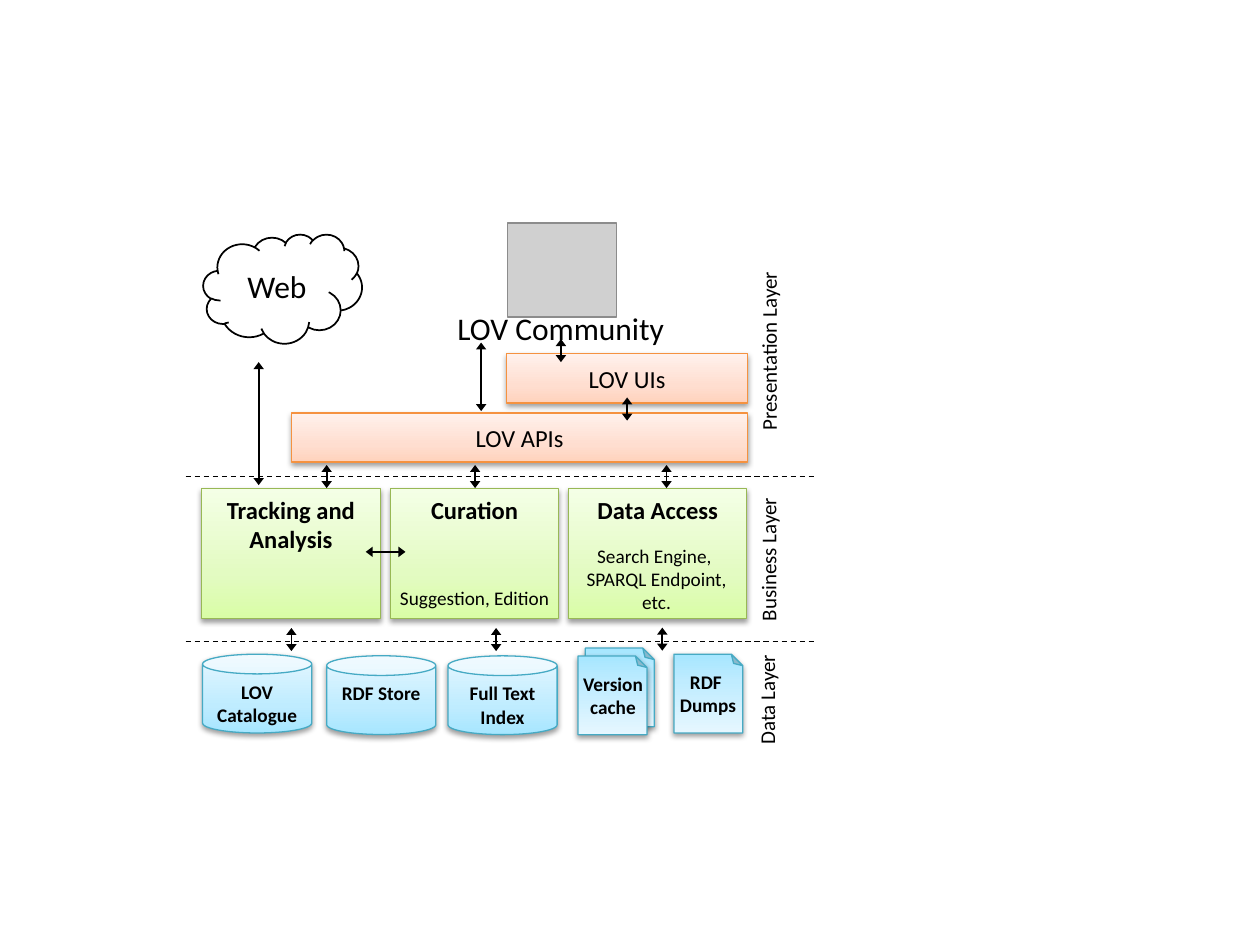
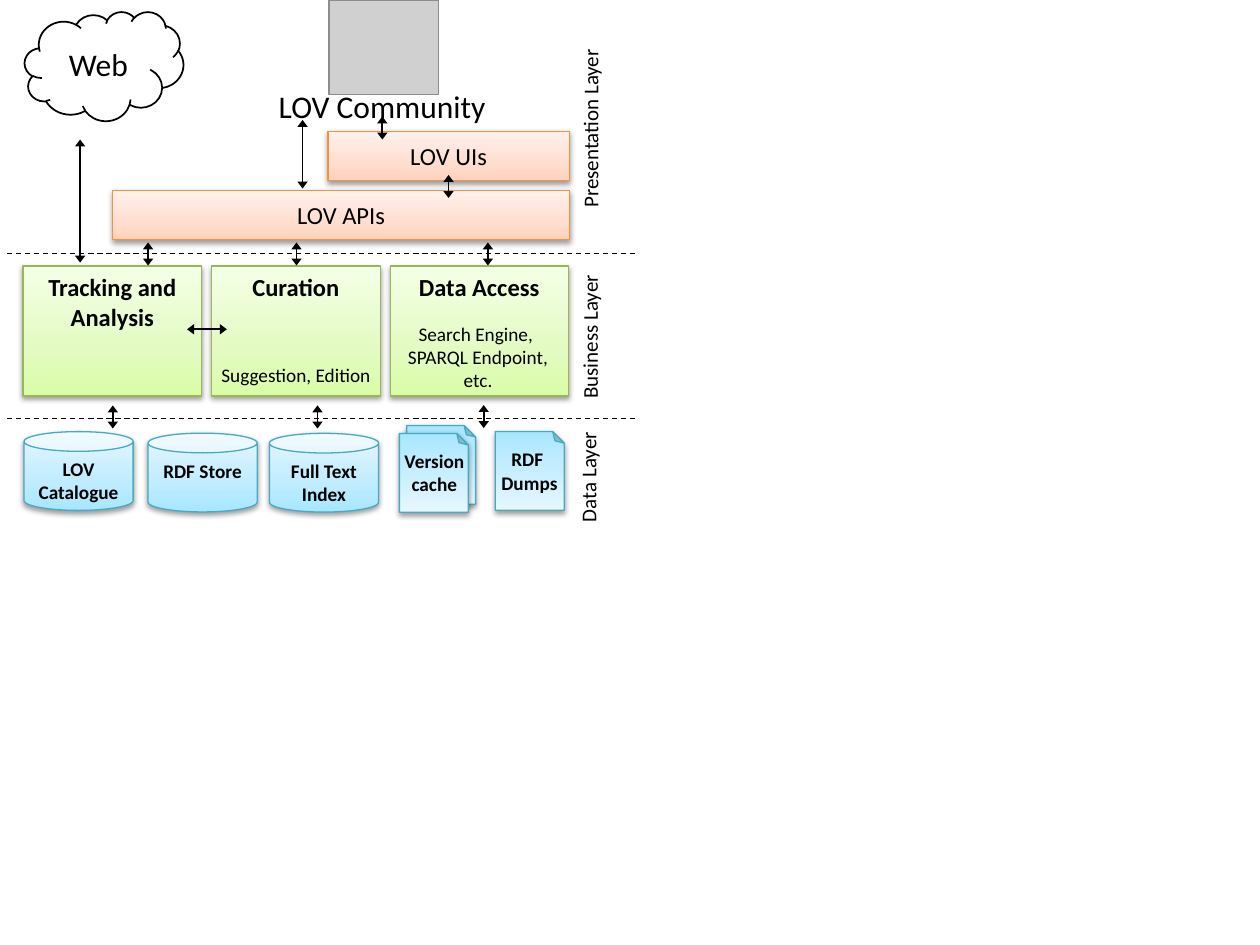
Before and after one commit to gatemezing/swj_lovPaper, a slide deck: slide 4 of 1 First Review/LOV.pptx. Drawn at 1260x945 pixels with LibreOffice and Linux fonts; fonts in the diff are those of the drawing; grey boxes stand for pictures. Boxes give left, top, right and bottom in pixels: in the first picture for what was removed or moved away, otherwise in the second. Text is boxed around its words. In the diff, an @@ line names an element or a change of style, - is before the commit and + after.

```diff
--- a/1 First Review/LOV.pptx
+++ b/1 First Review/LOV.pptx
@@ double arrow moved from (258, 485) - (258, 362) to (81, 262) - (81, 140) @@
@@ 2 lines, 2 double arrows, 1 rectangle: place and size @@
-2 lines, 2 double arrows, 1 rectangle at bbox=[185, 465, 815, 641]
+2 lines, 2 double arrows, 1 rectangle at bbox=[8, 242, 638, 418]
@@ 2 folded corners, 2 double arrows, 1 cylinder, 1 text: place and size @@
-2 folded corners, 2 double arrows, 1 cylinder, 1 text at bbox=[203, 627, 743, 733]
+2 folded corners, 2 double arrows, 1 cylinder, 1 text at bbox=[24, 406, 564, 512]
@@ 7 texts, 6 double arrows, 4 rectangles, 1 picture, 1 cloud, 1 cylinder, 1 folded corner: place and size @@
-7 texts, 6 double arrows, 4 rectangles, 1 picture, 1 cloud, 1 cylinder, 1 folded corner at bbox=[202, 223, 783, 743]
+7 texts, 6 double arrows, 4 rectangles, 1 picture, 1 cloud, 1 cylinder, 1 folded corner at bbox=[23, 0, 604, 521]
@@ cylinder "RDF Store": place and size @@
-cylinder "RDF Store" at bbox=[326, 655, 436, 735]
+cylinder "RDF Store" at bbox=[149, 433, 258, 513]
```
Also in this commit, not shown: 6 other files.
